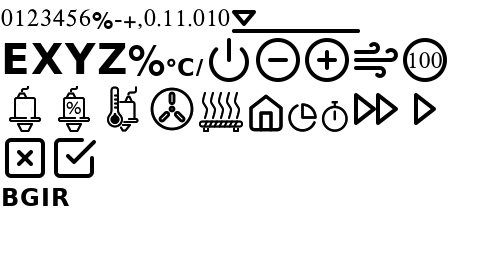
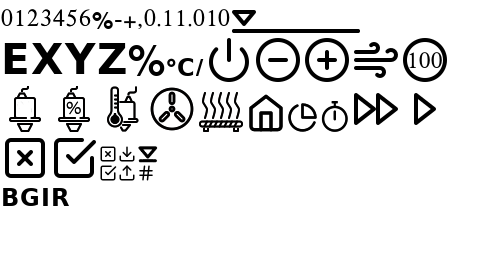
The second 480px x 272px image is a revision of the first. Changes to its layers:
added group "075-icon-printer-icon-small-yes" with 2 layers above "076-icon-printer-icon-small-no" over bbox(100, 165, 117, 181)
added layer "check-square.svg #1" in group "075-icon-printer-icon-small-yes" over bbox(100, 165, 117, 181)
added layer "check-square.svg #2" in group "075-icon-printer-icon-small-yes" over bbox(100, 165, 117, 181)
added group "076-icon-printer-icon-small-no" with 2 layers above "077-icon-printer-icon-small-small" over bbox(100, 146, 116, 162)
added layer "x-square.svg #1" in group "076-icon-printer-icon-small-no" over bbox(100, 146, 116, 162)
added layer "x-square.svg #2" in group "076-icon-printer-icon-small-no" over bbox(100, 146, 116, 162)
added group "077-icon-printer-icon-small-small" with 2 layers above "078-icon-printer-icon-small-load" over bbox(119, 146, 135, 162)
added layer "download.svg" in group "077-icon-printer-icon-small-small" over bbox(119, 146, 135, 162)
added layer "download.svg copy" in group "077-icon-printer-icon-small-small" over bbox(119, 146, 135, 162)
added group "078-icon-printer-icon-small-load" with 2 layers above "079-icon-printer-icon-small-slot" over bbox(119, 165, 135, 181)
added layer "upload.svg" in group "078-icon-printer-icon-small-load" over bbox(119, 165, 135, 181)
added layer "upload.svg copy" in group "078-icon-printer-icon-small-load" over bbox(119, 165, 135, 181)
added group "079-icon-printer-icon-small-slot" with 2 layers above "080-icon-printer-icon-small-level" over bbox(139, 165, 153, 181)
added group "080-icon-printer-icon-small-level" with 5 layers above "Layer" over bbox(138, 146, 158, 163)
added layer "arrow #2" in group "080-icon-printer-icon-small-level" over bbox(138, 146, 158, 159)
added layer "080-icon-printer-menu-tools-offset copy" in group "080-icon-printer-icon-small-level" over bbox(138, 146, 158, 163)
…and 5 more changes (5 added)
